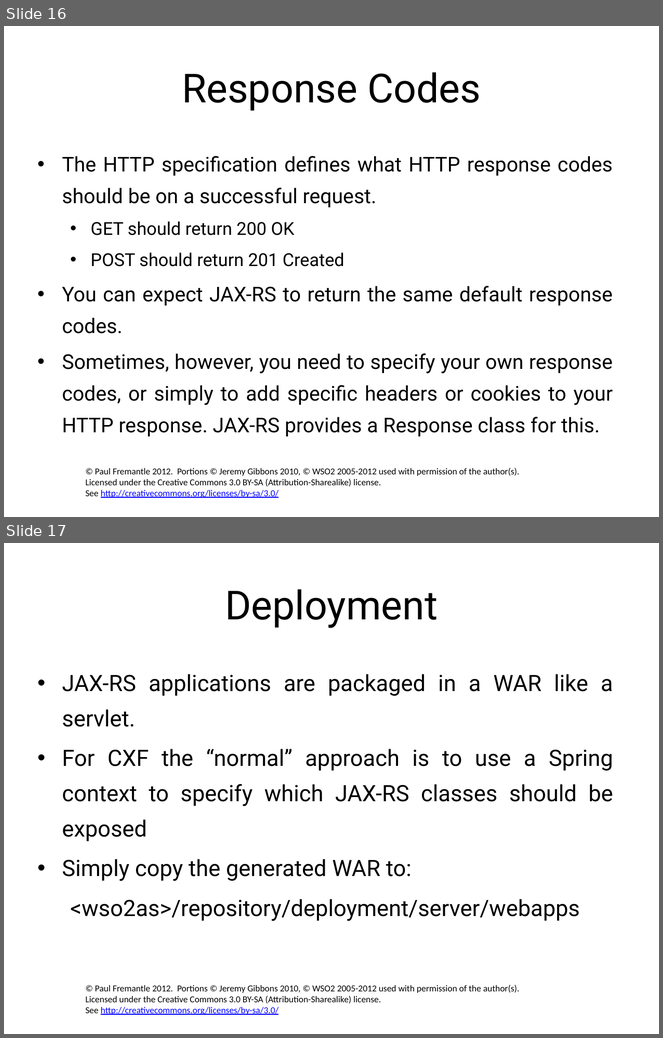
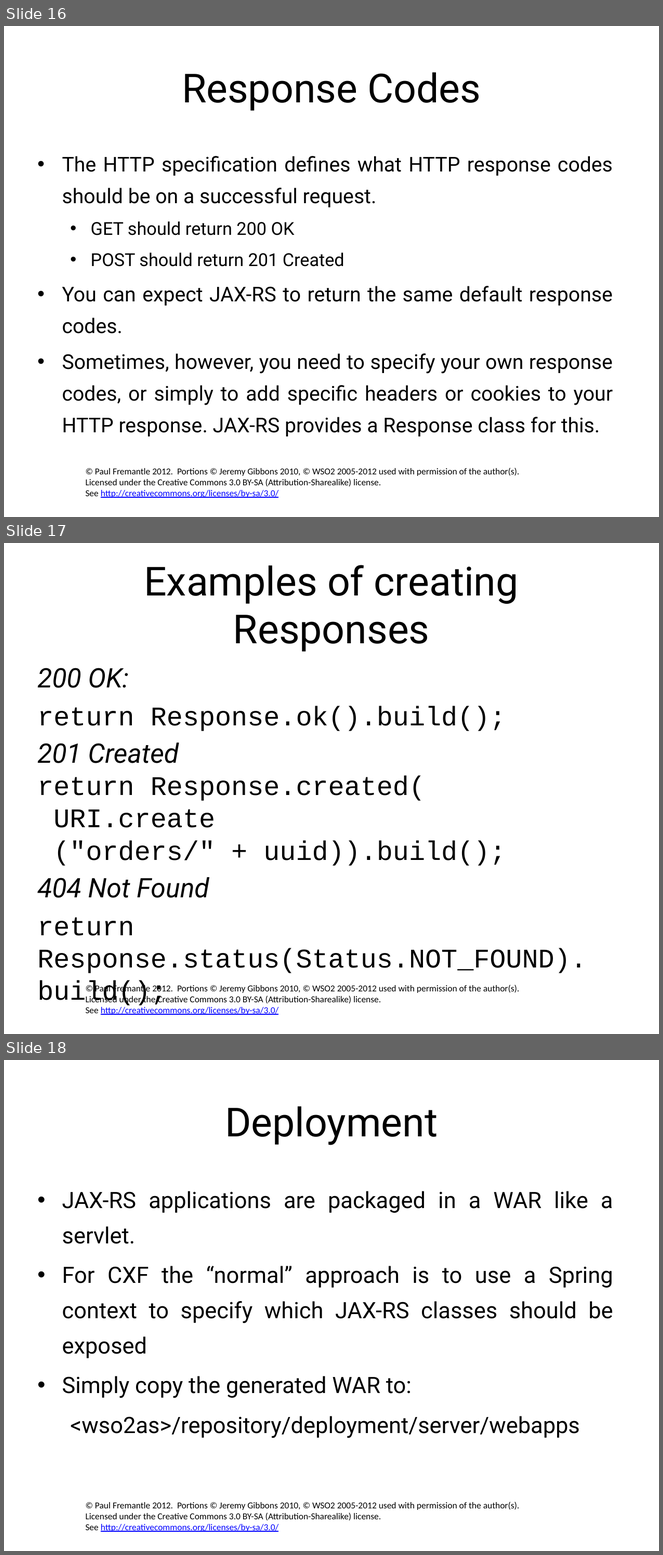
Before and after one commit to pzfreo/ox-soa-old, a slide deck: presentations/03-JAX-RS.pptx. Shown one above the other, each under a label of ours: slides 16 and 17 before the commit, slides 16, 17 and 18 after it. The pictures are 663x1038 and 663x1555 pixels, drawn with LibreOffice and Linux fonts; fonts in the diff are those of the drawing; background and template pictures are left out. Boxes give left, top, right and bottom in pixels: in the first picture for what was removed or moved away, otherwise in the second. Text is boxed around its words. In the diff, an @@ line names an element or a change of style, - is before the commit and + after.

```diff
--- a/presentations/03-JAX-RS.pptx
+++ b/presentations/03-JAX-RS.pptx
@@ slide 17 added at [4, 543, 659, 1034], background #FFFFFF; not listed: 1 template element that a slide beside it also shows @@
@@ title added at [144, 565, 519, 652], 44 pt, text #000000 @@
+Examples of creating Responses
@@ text added at [37, 668, 587, 974], 29.6 pt, text #000000 @@
+200 OK:
+return Response.ok().build();
+201 Created
+return Response.created(
+URI.create
+("orders/" + uuid)).build();
+404 Not Found
+return Response.status(Status.NOT_FOUND).
+build();
@@ what was slide 17 is now slide 18 @@
```
Also in this commit, not shown: 20 other files.
